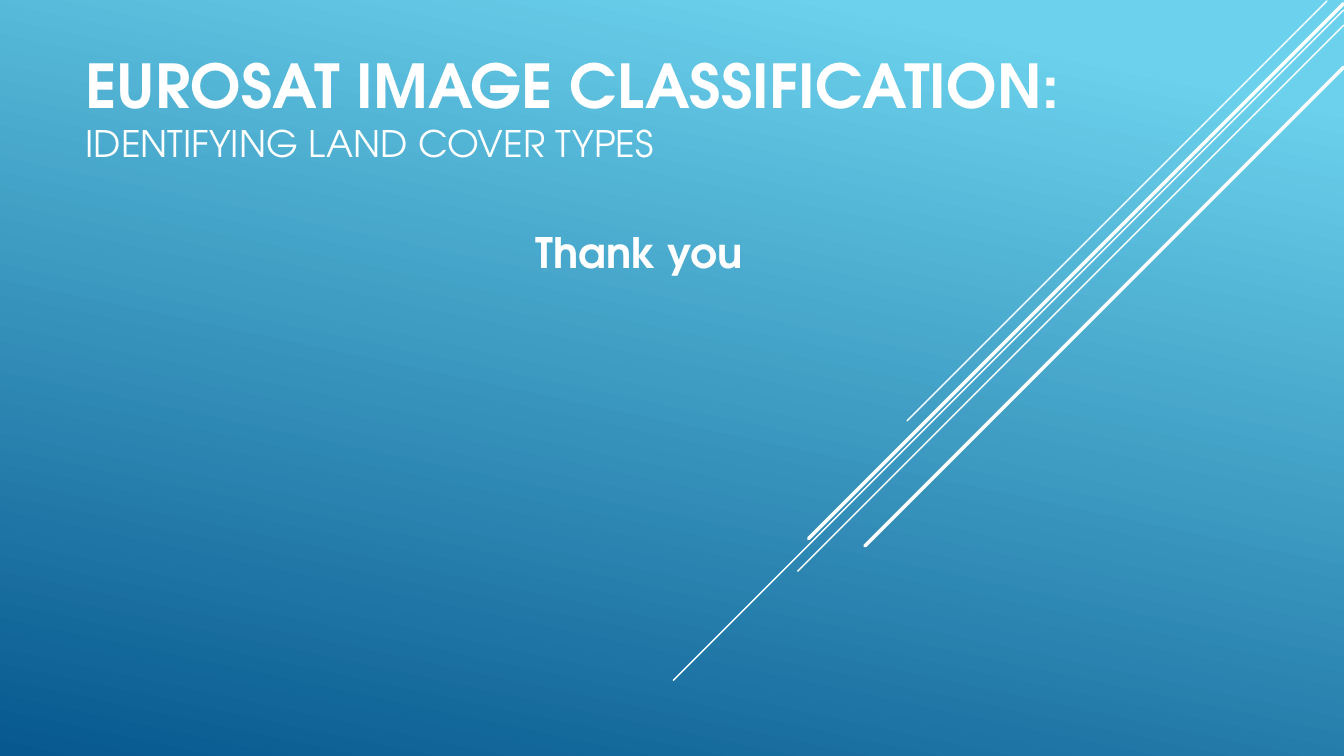
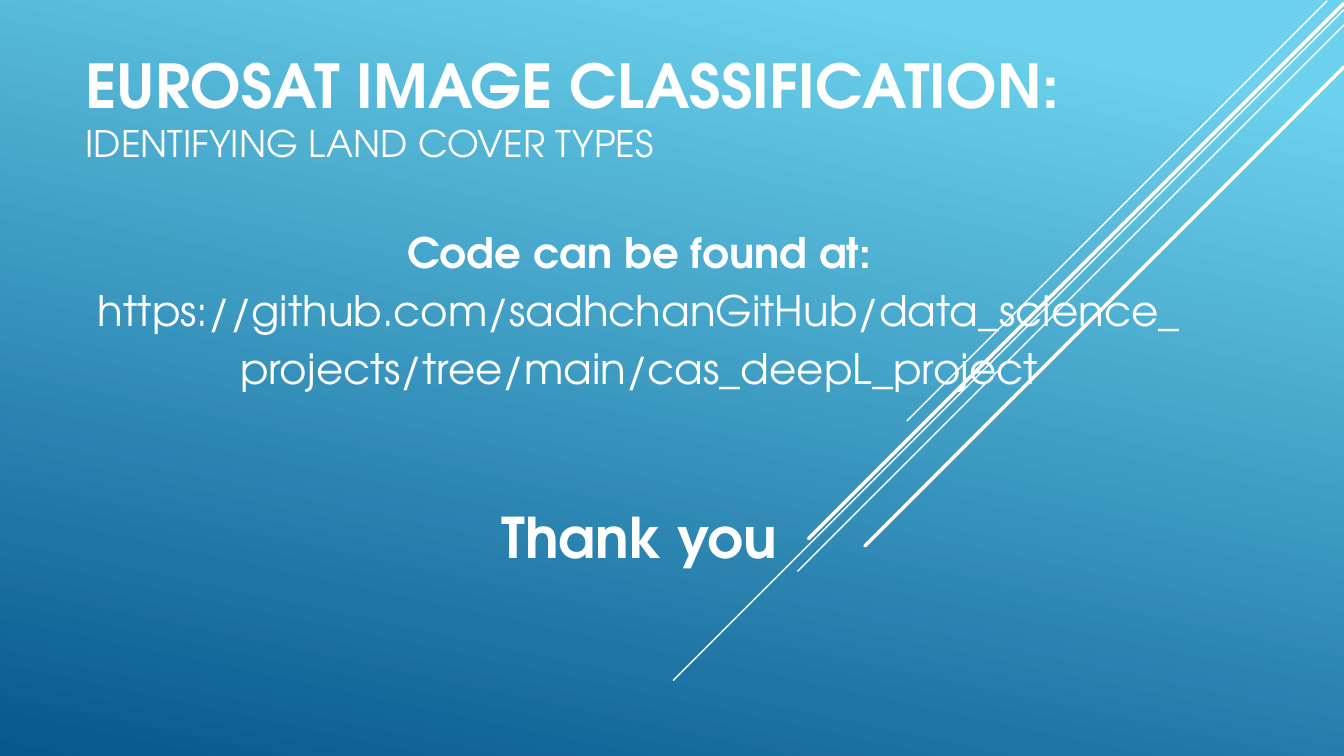
Before and after one commit to sadhchanGitHub/data_science_projects, a slide deck: slide 10 of cas_deepL_project/Eurosat_Image_Classification_Project.pptx. Drawn at 1344x756 pixels with LibreOffice and Linux fonts; fonts in the diff are those of the drawing. Boxes give left, top, right and bottom in pixels: in the first picture for what was removed or moved away, otherwise in the second. Text is boxed around its words. In the diff, an @@ line names an element or a change of style, - is before the commit and + after.

Commit message:
push the projects as of now 2025.01.12 v2

```diff
--- a/cas_deepL_project/Eurosat_Image_Classification_Project.pptx
+++ b/cas_deepL_project/Eurosat_Image_Classification_Project.pptx
@@ subtitle at [98,236,1180,403]: paragraph added @@
+Code can be found at: https://github.com/sadhchanGitHub/data_science_projects/tree/main/cas_deepL_project
@@ subtitle at [502,516,777,581]: size 30 to 40 pt in "Thank you"; more space between paragraphs @@
```
Also in this commit, not shown: 2 other files.
